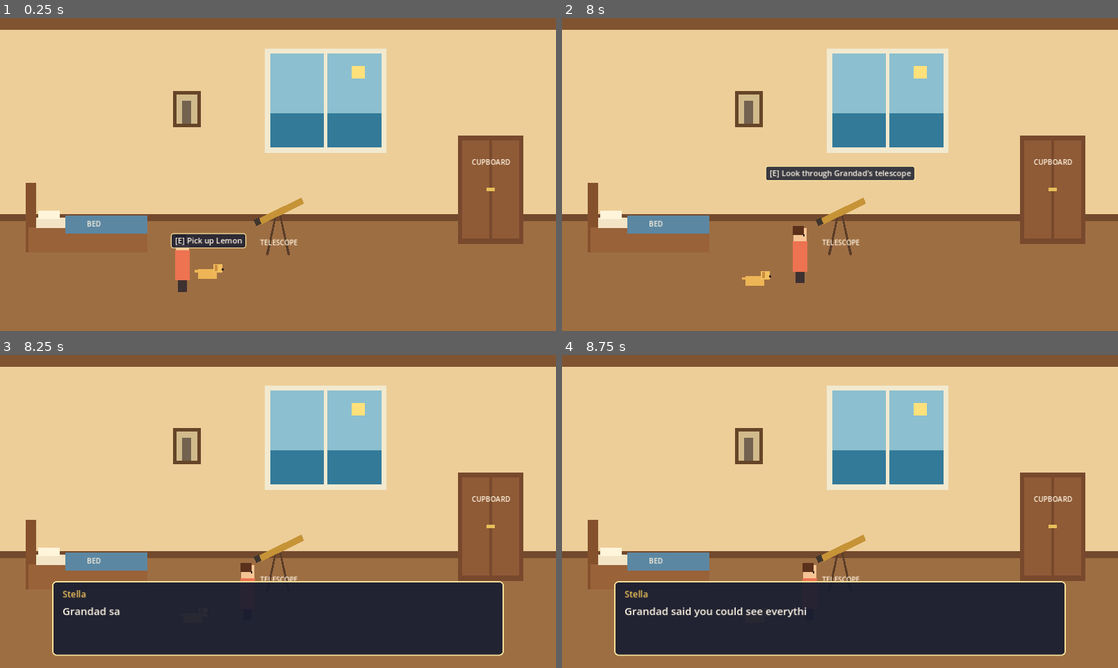
Above: before the commit, frames 1-4 (two rows, left to right).
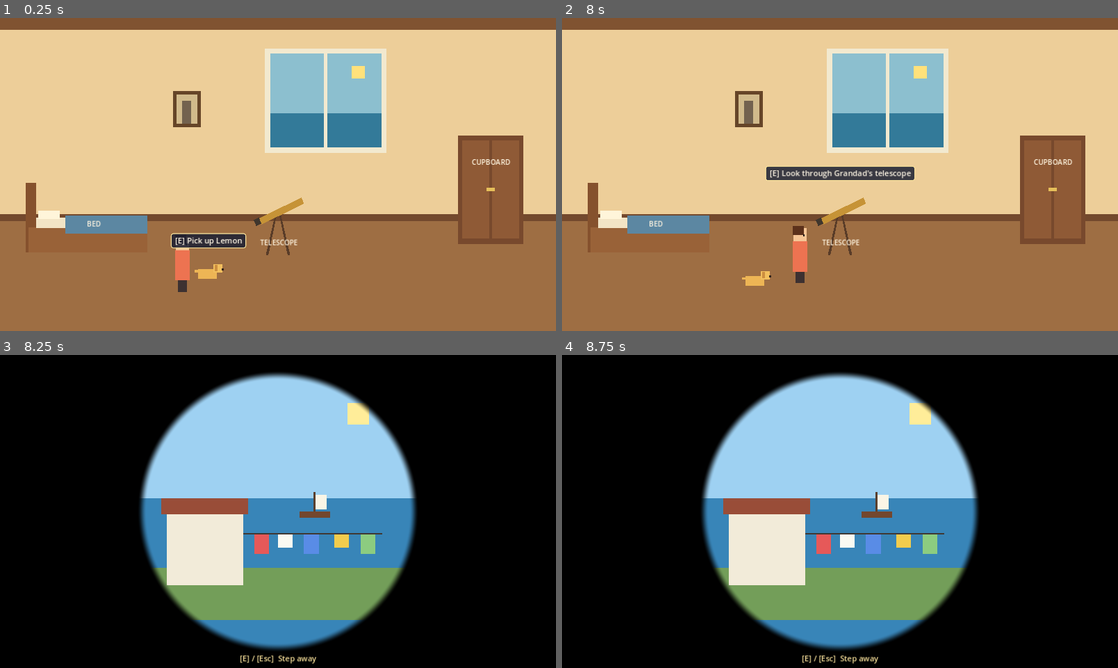
Above: after the commit, the same moments.

Repository: samjm000/Fellwell_island
Game: Godot game, scene res://scenes/rooms/stellas_room.tscn
Two runs of this game, one before a commit and one after it. Both use one fixed random seed, a clock stepped at 60 frames per second and the inputs below.
Inputs:
- Up to frame 1 (0.25 s): no input
- Up to frame 2 (8 s): tap Enter at 0.5, 2.75, 5 s; hold E (interact) 0.53-1.28 s; hold W (move_up) 0.53-2.03 s; tap Space at 1.25, 3.5, 5.75 s; tap E (interact) every 1.5 s from 1.35 to 7.35 s; hold E (interact) 2.03-2.78 s; hold A (move_left) 2.03-3.53 s; hold S (move_down) 3.53-4.28 s; hold E (interact) 3.53-4.28 s; tap Escape (ui_cancel) at 4.15 s; hold D (move_right) 4.28-5.03 s; hold W (move_up) 5.03-5.78 s; hold E (interact) 5.03-5.78 s; hold D (move_right) from 5.78 s (still down); hold E (interact) 6.53-7.28 s
- Up to frame 3 (8.25 s): release D (move_right) at 8.03 s; hold S (move_down) from 8.03 s (still down); hold E (interact) from 8.03 s (still down)
- Up to frame 4 (8.75 s): keep holding S (move_down); keep holding E (interact)

Frames 1-2 are identical in both runs. In frame 3, 100% of the frame differs, in the area x 0-100%, y 0-100%; in frame 4, 100%.

Commit message:
feat: add telescope view and night event
Interacting with the telescope opens a TelescopeView (CanvasLayer with an
eyepiece shader) that holds a PlayerControl lock and closes on
interact/Esc. DAY shows a placeholder sea with Mrs. Boggins' washing;
NIGHT shows dark sea, a sweeping lighthouse beam and a pulsing offshore
light. The telescope records GameState's seen_offshore_light flag the
first time the light is actually on screen, with first/repeat lines.

Co-Authored-By: Claude Opus 5.5 <noreply@anthropic.com>

Diff:
--- /dev/null
+++ b/data/dialogue/stellas_room/telescope_light_first.tres
@@ -0,0 +1,8 @@
+[gd_resource type="Resource" script_class="DialogueSequence" format=3]
+
+[ext_resource type="Script" path="res://scripts/dialogue/dialogue_sequence.gd" id="1_sequence"]
+
+[resource]
+script = ExtResource("1_sequence")
+speaker = "Stella"
+lines = PackedStringArray("...That's not the lighthouse.", "There's a light out on the water. Just sitting there.")
--- /dev/null
+++ b/data/dialogue/stellas_room/telescope_light_repeat.tres
@@ -0,0 +1,8 @@
+[gd_resource type="Resource" script_class="DialogueSequence" format=3]
+
+[ext_resource type="Script" path="res://scripts/dialogue/dialogue_sequence.gd" id="1_sequence"]
+
+[resource]
+script = ExtResource("1_sequence")
+speaker = "Stella"
+lines = PackedStringArray("It's still there.")
--- a/scenes/interactables/telescope.tscn
+++ b/scenes/interactables/telescope.tscn
@@ -2,6 +2,10 @@
 
 [ext_resource type="PackedScene" path="res://scenes/interactables/interactable.tscn" id="1_base"]
 [ext_resource type="Resource" path="res://data/dialogue/stellas_room/telescope_day.tres" id="2_dialogue"]
+[ext_resource type="Script" path="res://scripts/interactables/telescope.gd" id="3_telescope"]
+[ext_resource type="PackedScene" path="res://scenes/ui/telescope_view.tscn" id="4_view"]
+[ext_resource type="Resource" path="res://data/dialogue/stellas_room/telescope_light_first.tres" id="5_first"]
+[ext_resource type="Resource" path="res://data/dialogue/stellas_room/telescope_light_repeat.tres" id="6_repeat"]
 
 [sub_resource type="RectangleShape2D" id="RectangleShape2D_reach"]
 size = Vector2(150, 110)
@@ -10,6 +14,10 @@
 size = Vector2(56, 20)
 
 [node name="Telescope" instance=ExtResource("1_base")]
+script = ExtResource("3_telescope")
+view_scene = ExtResource("4_view")
+first_sighting_dialogue = ExtResource("5_first")
+repeat_sighting_dialogue = ExtResource("6_repeat")
 dialogue = ExtResource("2_dialogue")
 interaction_name = "Grandad's telescope"
 interaction_prompt = "Look through"
--- /dev/null
+++ b/scenes/ui/telescope_view.tscn
@@ -0,0 +1,298 @@
+[gd_scene format=3]
+
+[ext_resource type="Script" path="res://scripts/ui/telescope_view.gd" id="1_view"]
+
+[sub_resource type="Shader" id="Shader_eyepiece"]
+code = "shader_type canvas_item;
+
+// Black everywhere except a soft-edged circle: the telescope eyepiece.
+uniform float radius = 0.45;
+uniform float softness = 0.03;
+uniform float aspect = 1.7778;
+
+void fragment() {
+	vec2 offset = UV - vec2(0.5);
+	offset.x *= aspect;
+	float edge = smoothstep(radius - softness, radius, length(offset));
+	COLOR = vec4(0.0, 0.0, 0.0, edge);
+}
+"
+
+[sub_resource type="ShaderMaterial" id="ShaderMaterial_eyepiece"]
+shader = SubResource("Shader_eyepiece")
+shader_parameter/radius = 0.45
+shader_parameter/softness = 0.03
+shader_parameter/aspect = 1.7778
+
+[node name="TelescopeView" type="CanvasLayer"]
+layer = 10
+script = ExtResource("1_view")
+
+[node name="Root" type="Control" parent="."]
+layout_mode = 3
+anchors_preset = 15
+anchor_right = 1.0
+anchor_bottom = 1.0
+grow_horizontal = 2
+grow_vertical = 2
+mouse_filter = 2
+
+[node name="DayView" type="Control" parent="Root"]
+unique_name_in_owner = true
+layout_mode = 3
+anchors_preset = 15
+anchor_right = 1.0
+anchor_bottom = 1.0
+grow_horizontal = 2
+grow_vertical = 2
+mouse_filter = 2
+
+[node name="PlaceholderSky" type="ColorRect" parent="Root/DayView"]
+offset_left = 0.0
+offset_top = 0.0
+offset_right = 1280.0
+offset_bottom = 330.0
+mouse_filter = 2
+color = Color(0.62, 0.82, 0.95, 1)
+
+[node name="PlaceholderSea" type="ColorRect" parent="Root/DayView"]
+offset_left = 0.0
+offset_top = 330.0
+offset_right = 1280.0
+offset_bottom = 720.0
+mouse_filter = 2
+color = Color(0.22, 0.52, 0.72, 1)
+
+[node name="PlaceholderSun" type="ColorRect" parent="Root/DayView"]
+offset_left = 800.0
+offset_top = 110.0
+offset_right = 850.0
+offset_bottom = 160.0
+mouse_filter = 2
+color = Color(1, 0.93, 0.6, 1)
+
+[node name="PlaceholderBoatHull" type="ColorRect" parent="Root/DayView"]
+offset_left = 690.0
+offset_top = 360.0
+offset_right = 760.0
+offset_bottom = 374.0
+mouse_filter = 2
+color = Color(0.45, 0.28, 0.18, 1)
+
+[node name="PlaceholderBoatMast" type="ColorRect" parent="Root/DayView"]
+offset_left = 722.0
+offset_top = 316.0
+offset_right = 726.0
+offset_bottom = 360.0
+mouse_filter = 2
+color = Color(0.35, 0.25, 0.18, 1)
+
+[node name="PlaceholderBoatSail" type="ColorRect" parent="Root/DayView"]
+offset_left = 727.0
+offset_top = 322.0
+offset_right = 752.0
+offset_bottom = 356.0
+mouse_filter = 2
+color = Color(0.98, 0.96, 0.9, 1)
+
+[node name="PlaceholderHillside" type="ColorRect" parent="Root/DayView"]
+offset_left = 0.0
+offset_top = 490.0
+offset_right = 1280.0
+offset_bottom = 610.0
+mouse_filter = 2
+color = Color(0.45, 0.62, 0.35, 1)
+
+[node name="PlaceholderBogginsRoof" type="ColorRect" parent="Root/DayView"]
+offset_left = 372.0
+offset_top = 330.0
+offset_right = 572.0
+offset_bottom = 366.0
+mouse_filter = 2
+color = Color(0.6, 0.3, 0.22, 1)
+
+[node name="PlaceholderBogginsHouse" type="ColorRect" parent="Root/DayView"]
+offset_left = 384.0
+offset_top = 366.0
+offset_right = 560.0
+offset_bottom = 530.0
+mouse_filter = 2
+color = Color(0.95, 0.92, 0.85, 1)
+
+[node name="PlaceholderWashingLine" type="ColorRect" parent="Root/DayView"]
+offset_left = 560.0
+offset_top = 410.0
+offset_right = 880.0
+offset_bottom = 413.0
+mouse_filter = 2
+color = Color(0.25, 0.22, 0.2, 1)
+
+[node name="PlaceholderWashing1" type="ColorRect" parent="Root/DayView"]
+offset_left = 585.0
+offset_top = 413.0
+offset_right = 619.0
+offset_bottom = 457.0
+mouse_filter = 2
+color = Color(0.9, 0.35, 0.35, 1)
+
+[node name="PlaceholderWashing2" type="ColorRect" parent="Root/DayView"]
+offset_left = 640.0
+offset_top = 413.0
+offset_right = 674.0
+offset_bottom = 443.0
+mouse_filter = 2
+color = Color(0.98, 0.98, 0.95, 1)
+
+[node name="PlaceholderWashing3" type="ColorRect" parent="Root/DayView"]
+offset_left = 700.0
+offset_top = 413.0
+offset_right = 734.0
+offset_bottom = 457.0
+mouse_filter = 2
+color = Color(0.35, 0.55, 0.9, 1)
+
+[node name="PlaceholderWashing4" type="ColorRect" parent="Root/DayView"]
+offset_left = 770.0
+offset_top = 413.0
+offset_right = 804.0
+offset_bottom = 443.0
+mouse_filter = 2
+color = Color(0.95, 0.8, 0.3, 1)
+
+[node name="PlaceholderWashing5" type="ColorRect" parent="Root/DayView"]
+offset_left = 830.0
+offset_top = 413.0
+offset_right = 864.0
+offset_bottom = 457.0
+mouse_filter = 2
+color = Color(0.55, 0.8, 0.5, 1)
+
+[node name="NightView" type="Control" parent="Root"]
+unique_name_in_owner = true
+visible = false
+layout_mode = 3
+anchors_preset = 15
+anchor_right = 1.0
+anchor_bottom = 1.0
+grow_horizontal = 2
+grow_vertical = 2
+mouse_filter = 2
+
+[node name="PlaceholderSky" type="ColorRect" parent="Root/NightView"]
+offset_left = 0.0
+offset_top = 0.0
+offset_right = 1280.0
+offset_bottom = 330.0
+mouse_filter = 2
+color = Color(0.04, 0.05, 0.13, 1)
+
+[node name="PlaceholderStars" type="Label" parent="Root/NightView"]
+layout_mode = 0
+offset_left = 330.0
+offset_top = 60.0
+offset_right = 960.0
+offset_bottom = 200.0
+theme_override_colors/font_color = Color(0.95, 0.95, 0.8, 0.8)
+text = "   ·          *             ·        *
+         ·              ·                  ·
+   *            ·             *       ·"
+
+[node name="PlaceholderSea" type="ColorRect" parent="Root/NightView"]
+offset_left = 0.0
+offset_top = 330.0
+offset_right = 1280.0
+offset_bottom = 720.0
+mouse_filter = 2
+color = Color(0.02, 0.05, 0.1, 1)
+
+[node name="PlaceholderHorizon" type="ColorRect" parent="Root/NightView"]
+offset_left = 0.0
+offset_top = 329.0
+offset_right = 1280.0
+offset_bottom = 332.0
+mouse_filter = 2
+color = Color(0.12, 0.16, 0.26, 1)
+
+[node name="PlaceholderHeadland" type="Polygon2D" parent="Root/NightView"]
+color = Color(0.03, 0.035, 0.05, 1)
+polygon = PackedVector2Array(280, 334, 330, 305, 400, 296, 470, 298, 530, 334)
+
+[node name="PlaceholderLighthouseTower" type="ColorRect" parent="Root/NightView"]
+offset_left = 412.0
+offset_top = 236.0
+offset_right = 428.0
+offset_bottom = 298.0
+mouse_filter = 2
+color = Color(0.7, 0.7, 0.75, 1)
+
+[node name="PlaceholderLighthouseLamp" type="ColorRect" parent="Root/NightView"]
+offset_left = 408.0
+offset_top = 224.0
+offset_right = 432.0
+offset_bottom = 238.0
+mouse_filter = 2
+color = Color(1, 0.92, 0.55, 1)
+
+[node name="LighthouseBeam" type="Node2D" parent="Root/NightView"]
+unique_name_in_owner = true
+position = Vector2(420, 231)
+
+[node name="PlaceholderBeam" type="Polygon2D" parent="Root/NightView/LighthouseBeam"]
+color = Color(1, 0.93, 0.6, 0.38)
+polygon = PackedVector2Array(0, -4, 460, -30, 460, 30, 0, 4)
+
+[node name="OffshoreLight" type="Node2D" parent="Root/NightView"]
+unique_name_in_owner = true
+position = Vector2(860, 338)
+
+[node name="PlaceholderReflection" type="ColorRect" parent="Root/NightView/OffshoreLight"]
+offset_left = -2.0
+offset_top = 6.0
+offset_right = 2.0
+offset_bottom = 40.0
+mouse_filter = 2
+color = Color(0.6, 0.95, 0.9, 0.15)
+
+[node name="PlaceholderGlow" type="ColorRect" parent="Root/NightView/OffshoreLight"]
+offset_left = -14.0
+offset_top = -14.0
+offset_right = 14.0
+offset_bottom = 14.0
+mouse_filter = 2
+color = Color(0.6, 0.95, 0.9, 0.22)
+
+[node name="PlaceholderCore" type="ColorRect" parent="Root/NightView/OffshoreLight"]
+offset_left = -4.0
+offset_top = -4.0
+offset_right = 4.0
+offset_bottom = 4.0
+mouse_filter = 2
+color = Color(0.82, 1, 0.96, 1)
+
+[node name="Eyepiece" type="ColorRect" parent="Root"]
+material = SubResource("ShaderMaterial_eyepiece")
+layout_mode = 1
+anchors_preset = 15
+anchor_right = 1.0
+anchor_bottom = 1.0
+grow_horizontal = 2
+grow_vertical = 2
+mouse_filter = 2
+
+[node name="ExitHint" type="Label" parent="Root"]
+layout_mode = 1
+anchors_preset = 7
+anchor_left = 0.5
+anchor_top = 1.0
+anchor_right = 0.5
+anchor_bottom = 1.0
+offset_left = -150.0
+offset_top = -34.0
+offset_right = 150.0
+offset_bottom = -8.0
+grow_horizontal = 2
+grow_vertical = 0
+theme_override_colors/font_color = Color(0.96, 0.87, 0.6, 1)
+theme_override_font_sizes/font_size = 18
+text = "[E] / [Esc]  Step away"
+horizontal_alignment = 1
--- /dev/null
+++ b/scripts/interactables/telescope.gd
@@ -0,0 +1,46 @@
+extends Interactable
+## Grandad's telescope. Opens a TelescopeView and decides what Stella makes of it.
+##
+## At night the view contains the unexplained offshore light; the first time she
+## sees it a story flag is set so later puzzle threads can build on it.
+
+@export var view_scene: PackedScene
+@export var first_sighting_dialogue: DialogueSequence
+@export var repeat_sighting_dialogue: DialogueSequence
+## Gives the player a moment to take in the view before Stella comments.
+@export var observation_delay: float = 1.2
+
+var _view: TelescopeView = null
+
+
+func can_interact(actor: Node2D) -> bool:
+	return super(actor) and _view == null
+
+
+func interact(actor: Node2D) -> void:
+	interacted.emit(actor)
+	var view: TelescopeView = view_scene.instantiate()
+	_view = view
+	add_child(view)
+	view.closed.connect(_on_view_closed)
+
+	await get_tree().create_timer(observation_delay).timeout
+	if _view != view:
+		return # Closed (or reopened) before Stella got a proper look.
+
+	if view.is_offshore_light_visible():
+		await _notice_offshore_light()
+	else:
+		await DialogueManager.play(get_current_dialogue())
+
+
+func _notice_offshore_light() -> void:
+	if GameState.has_seen_offshore_light():
+		await DialogueManager.play(repeat_sighting_dialogue)
+		return
+	GameState.set_flag(GameState.FLAG_SEEN_OFFSHORE_LIGHT)
+	await DialogueManager.play(first_sighting_dialogue)
+
+
+func _on_view_closed() -> void:
+	_view = null
--- a/scripts/systems/game_state.gd
+++ b/scripts/systems/game_state.gd
@@ -8,6 +8,9 @@
 
 signal lemon_carried_changed(is_carried: bool)
 signal flag_changed(flag: StringName, value: bool)
+
+## Story flags. Declared here so every flag in the game is discoverable in one place.
+const FLAG_SEEN_OFFSHORE_LIGHT := &"seen_offshore_light"
 
 var is_lemon_carried: bool = false:
 	set(value):
@@ -28,3 +31,7 @@
 		return
 	_flags[flag] = value
 	flag_changed.emit(flag, value)
+
+
+func has_seen_offshore_light() -> bool:
+	return has_flag(FLAG_SEEN_OFFSHORE_LIGHT)
--- /dev/null
+++ b/scripts/ui/telescope_view.gd
@@ -0,0 +1,68 @@
+class_name TelescopeView
+extends CanvasLayer
+## Full-screen "looking through the telescope" mode.
+##
+## Presentation only: shows the view for the current time of day, takes control
+## away from Stella while open, and closes on request. What Stella notices (dialogue,
+## story flags) is decided by the telescope that opened it.
+
+signal closed
+
+const CONTROL_LOCK := &"telescope"
+
+## Radians per second for the lighthouse beam's swing.
+@export var beam_sweep_speed: float = 1.4
+
+var _beam_phase: float = 0.0
+
+@onready var _day_view: Control = %DayView
+@onready var _night_view: Control = %NightView
+@onready var _lighthouse_beam: Node2D = %LighthouseBeam
+@onready var _offshore_light: CanvasItem = %OffshoreLight
+
+
+func _ready() -> void:
+	PlayerControl.acquire(CONTROL_LOCK)
+	var is_night := TimeManager.is_night()
+	_day_view.visible = not is_night
+	_night_view.visible = is_night
+	set_process(is_night)
+	if is_night:
+		_start_offshore_light_pulse()
+
+
+func _exit_tree() -> void:
+	PlayerControl.release(CONTROL_LOCK)
+
+
+func is_offshore_light_visible() -> bool:
+	return _night_view.visible and _offshore_light.visible
+
+
+func close() -> void:
+	if is_queued_for_deletion():
+		return
+	PlayerControl.release(CONTROL_LOCK)
+	closed.emit()
+	queue_free()
+
+
+func _process(delta: float) -> void:
+	# Seen side-on from far away, a rotating beam reads as swinging toward and away.
+	_beam_phase = wrapf(_beam_phase + beam_sweep_speed * delta, 0.0, TAU)
+	_lighthouse_beam.scale.x = cos(_beam_phase)
+
+
+func _unhandled_input(event: InputEvent) -> void:
+	# Lines shown over the view take the key presses until they finish.
+	if DialogueManager.is_active():
+		return
+	if event.is_action_pressed("interact") or event.is_action_pressed("ui_cancel"):
+		get_viewport().set_input_as_handled()
+		close()
+
+
+func _start_offshore_light_pulse() -> void:
+	var tween := create_tween().set_loops()
+	tween.tween_property(_offshore_light, "modulate:a", 0.35, 1.1).set_trans(Tween.TRANS_SINE)
+	tween.tween_property(_offshore_light, "modulate:a", 1.0, 1.1).set_trans(Tween.TRANS_SINE)
